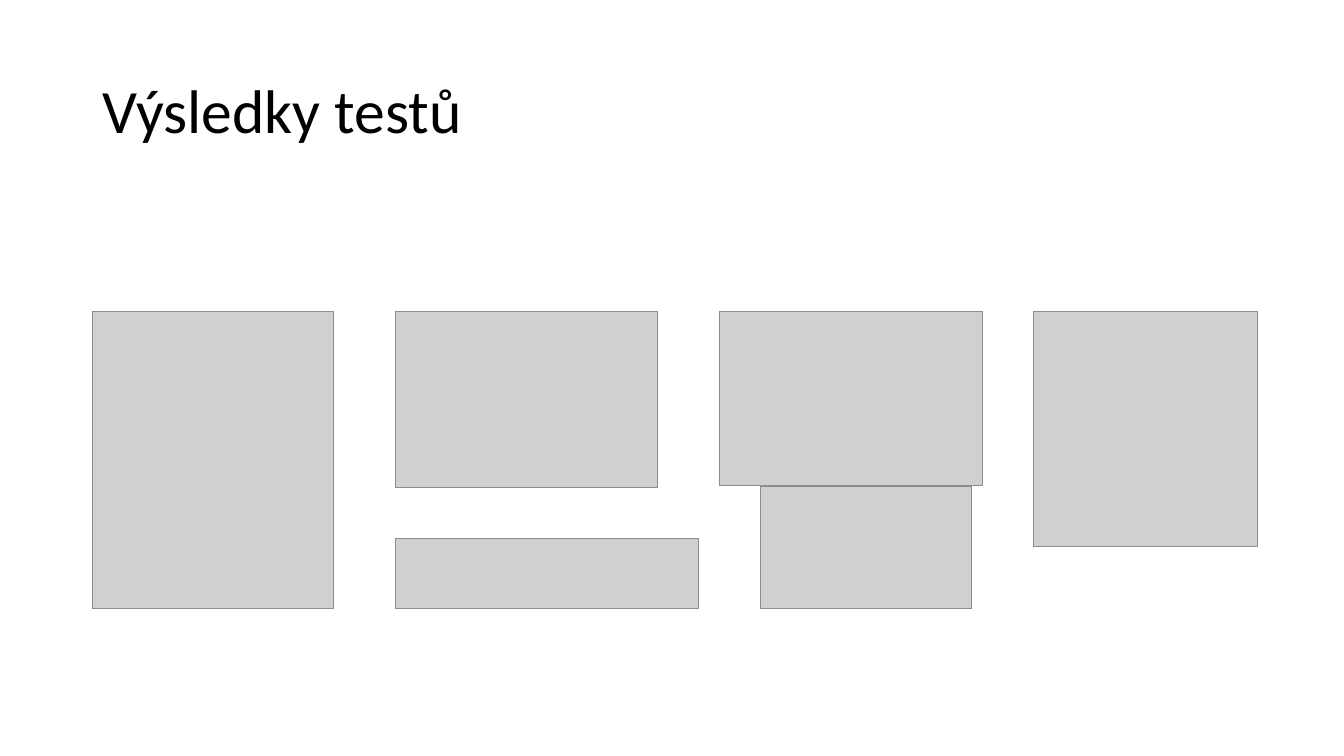
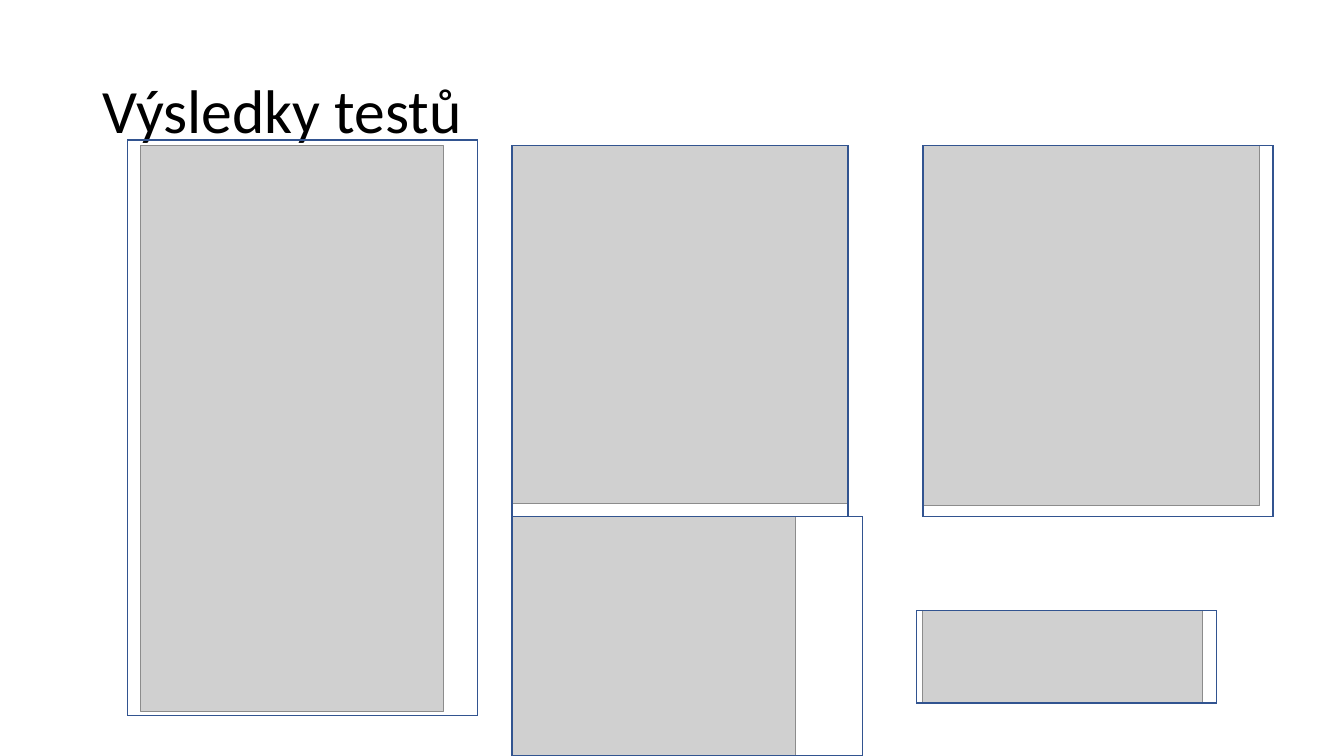
Before and after one commit to petrkastanek/SemestralProject, a slide deck: slide 5 of 29KastanekPPresentation.pptx. Drawn at 1344x756 pixels with LibreOffice and Linux fonts; fonts in the diff are those of the drawing; grey boxes stand for pictures. Boxes give left, top, right and bottom in pixels: in the first picture for what was removed or moved away, otherwise in the second. Text is boxed around its words. In the diff, an @@ line names an element or a change of style, - is before the commit and + after.

```diff
--- a/29KastanekPPresentation.pptx
+++ b/29KastanekPPresentation.pptx
@@ rectangle added at [127, 140, 478, 716], outline #325491 1 pt @@
@@ picture: place and size @@
-picture at [93, 312, 334, 609]
+picture at [141, 145, 444, 712]
@@ picture added at [512, 145, 848, 503] @@
@@ rectangle added at [512, 145, 848, 516], outline #325491 1 pt @@
@@ picture added at [924, 145, 1260, 505] @@
@@ rectangle added at [924, 145, 1274, 516], outline #325491 1 pt @@
@@ picture removed at [395, 312, 657, 487] @@
@@ picture removed at [720, 312, 982, 485] @@
@@ picture removed at [1033, 312, 1257, 546] @@
@@ picture removed at [760, 487, 971, 609] @@
@@ picture removed at [395, 538, 698, 609] @@
@@ picture added at [512, 516, 796, 756] @@
@@ rectangle added at [512, 516, 863, 756], outline #325491 1 pt @@
@@ rectangle added at [917, 611, 1217, 704], outline #325491 1 pt @@
@@ picture added at [924, 611, 1203, 704] @@
```
Also in this commit, not shown: 3 other slides changed.
